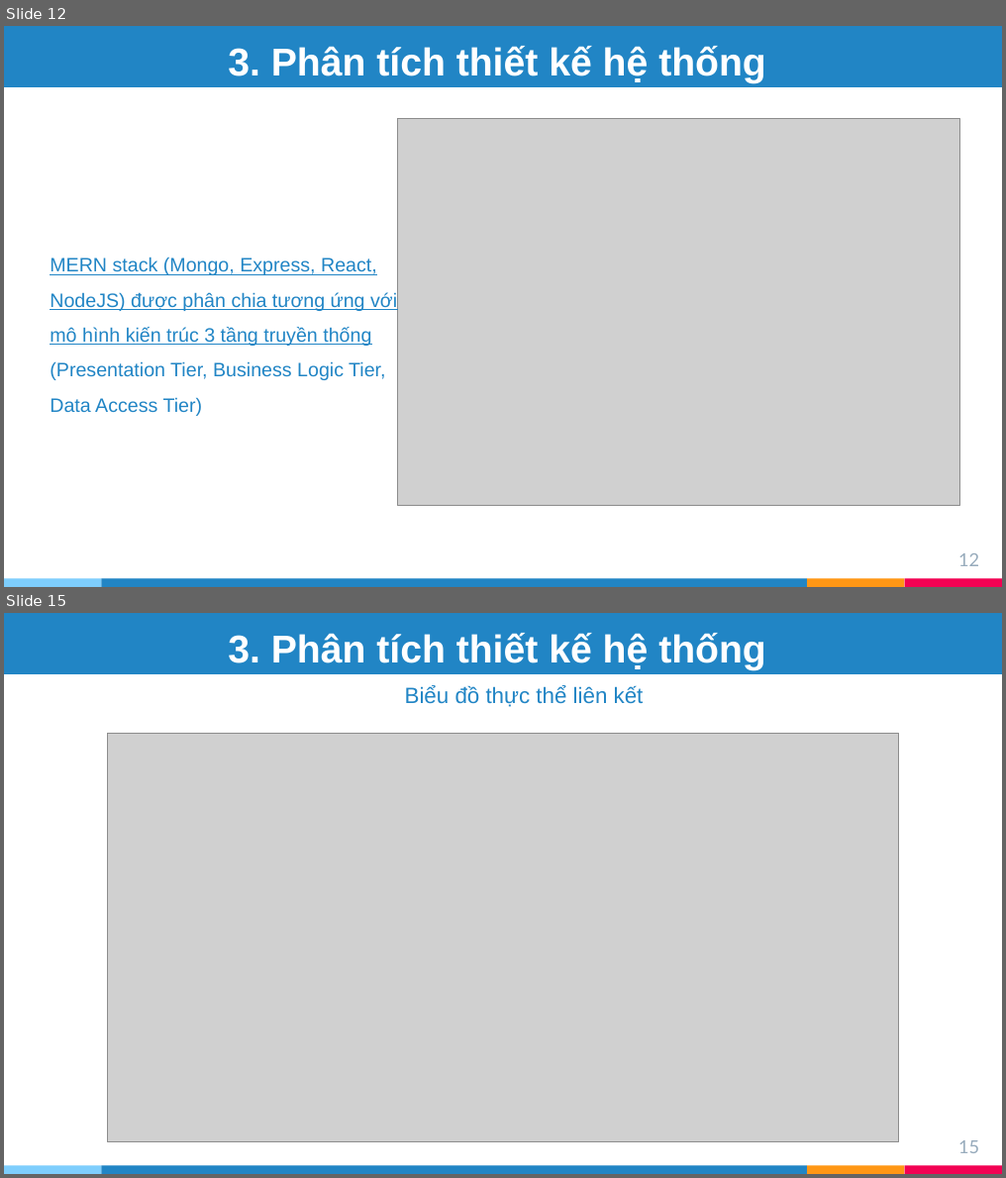
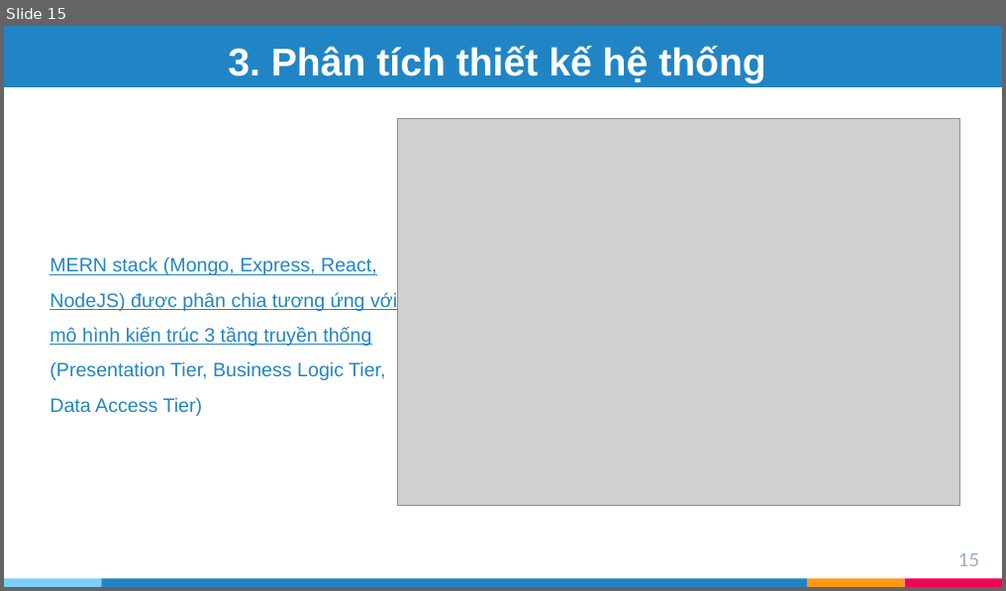
Before and after one commit to tranphuongthao2405/finalproject, a slide deck: report/slide ĐATN - Trần Phương Thảo - 20173383.pptx. Shown one above the other, each under a label of ours: slides 12 and 15 before the commit, slide 15 after it; the slides between them are not shown. The pictures are 1006x1178 and 1006x591 pixels, drawn with LibreOffice and Linux fonts; fonts in the diff are those of the drawing; grey boxes stand for pictures. Boxes give left, top, right and bottom in pixels: in the first picture for what was removed or moved away, otherwise in the second. Text is boxed around its words. In the diff, an @@ line names an element or a change of style, - is before the commit and + after.

```diff
--- a/report/slide ĐATN - Trần Phương Thảo - 20173383.pptx
+++ b/report/slide ĐATN - Trần Phương Thảo - 20173383.pptx
@@ slide 15 removed at [4, 613, 1002, 1174], background #FFFFFF; not listed: 4 template elements that a slide beside it also shows @@
@@ rectangle removed at [4, 613, 1002, 672] @@
@@ title removed at [228, 633, 766, 670] @@
-3. Phân tích thiết kế hệ thống
@@ text removed at [405, 685, 644, 707] @@
-Biểu đồ thực thể liên kết
@@ picture removed at [107, 733, 898, 1142] @@
@@ page number removed at [958, 1141, 979, 1154] @@
-15
@@ what was slide 12 is now slide 15 @@
@@ page number at [958, 554, 979, 567]: text changed @@
-12
+15
```
Also in this commit, not shown: 10 slides changed, 4 slides added, 1 other slide removed, 1 other file.
